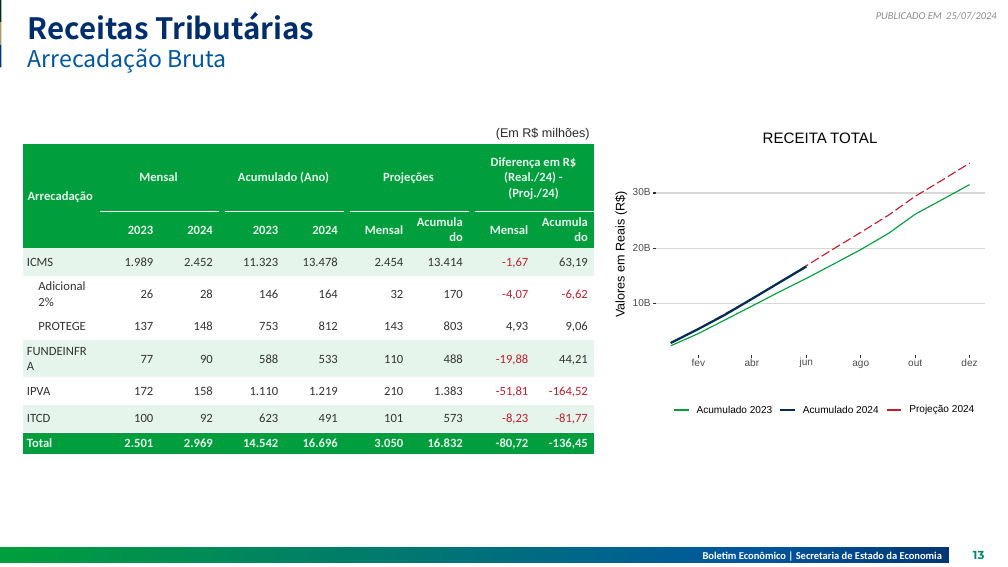
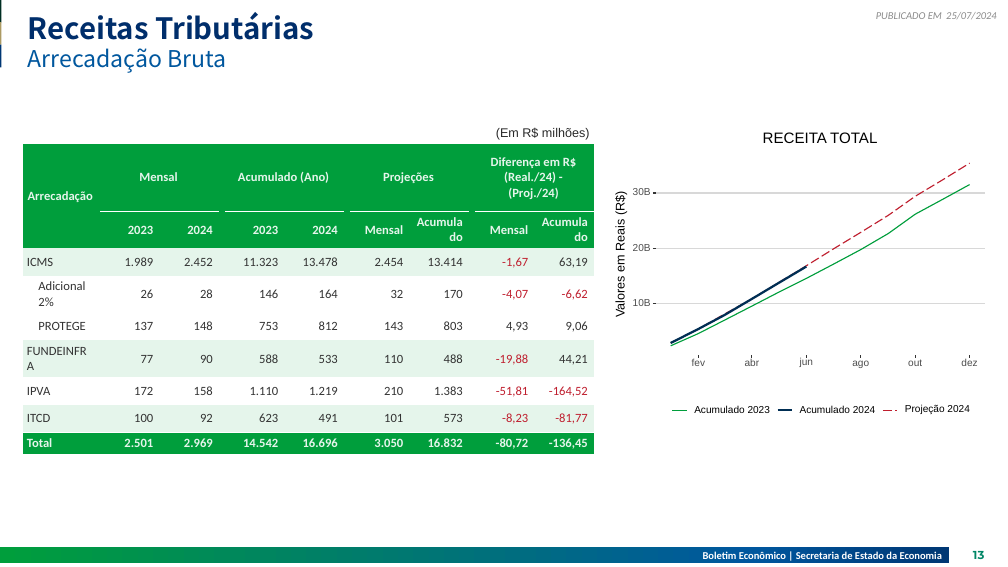
Before and after one commit to raphaellima1/Relatorio_receita, a slide deck: slide 13 of 2024-07-25V2.pptx. Drawn at 1008x567 pixels with LibreOffice and Linux fonts; fonts in the diff are those of the drawing. Boxes give left, top, right and bottom in pixels: in the first picture for what was removed or moved away, otherwise in the second. Text is boxed around its words. In the diff, an @@ line names an element or a change of style, - is before the commit and + after.

```diff
--- a/2024-07-25V2.pptx
+++ b/2024-07-25V2.pptx
@@ rectangle: place and size @@
-rectangle at (660, 395, 980, 425)
+rectangle at (665, 395, 975, 425)
@@ freeform shape: place and size @@
-freeform shape at (675, 411, 689, 411)
+freeform shape at (778, 411, 792, 411)
@@ freeform shape at (778, 411, 792, 411): outline #009E3C 2.13 pt to #002E54 2.13 pt @@
@@ freeform shape: place and size @@
-freeform shape at (887, 411, 901, 411)
+freeform shape at (883, 411, 898, 411)
@@ freeform shape removed at (887, 411, 901, 411) @@
@@ text "Projeção 2024": place and size @@
-text "Projeção 2024" at (909, 405, 974, 414)
+text "Projeção 2024" at (905, 404, 969, 414)
```
Also in this commit, not shown: 8 other slides changed, 5 other files.
